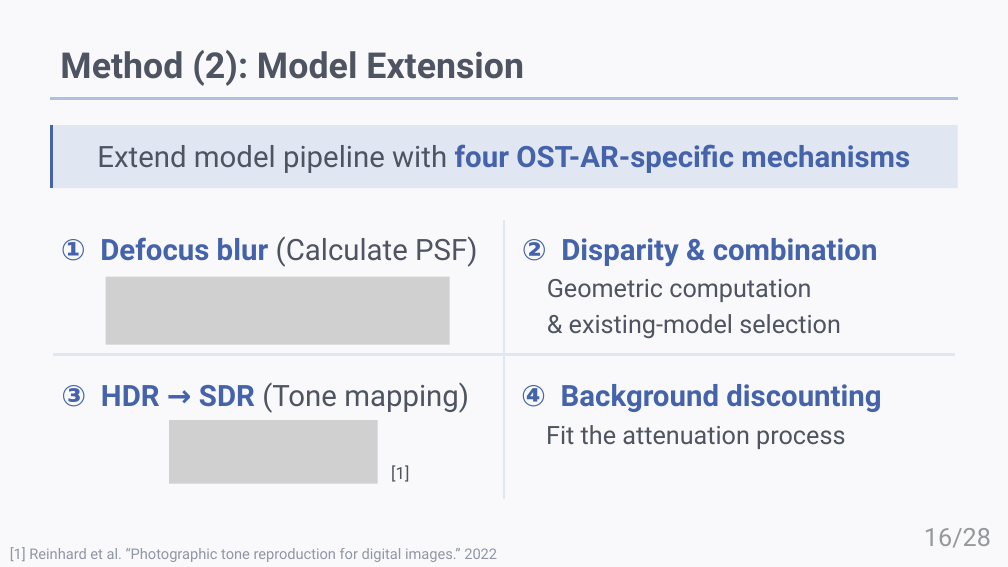
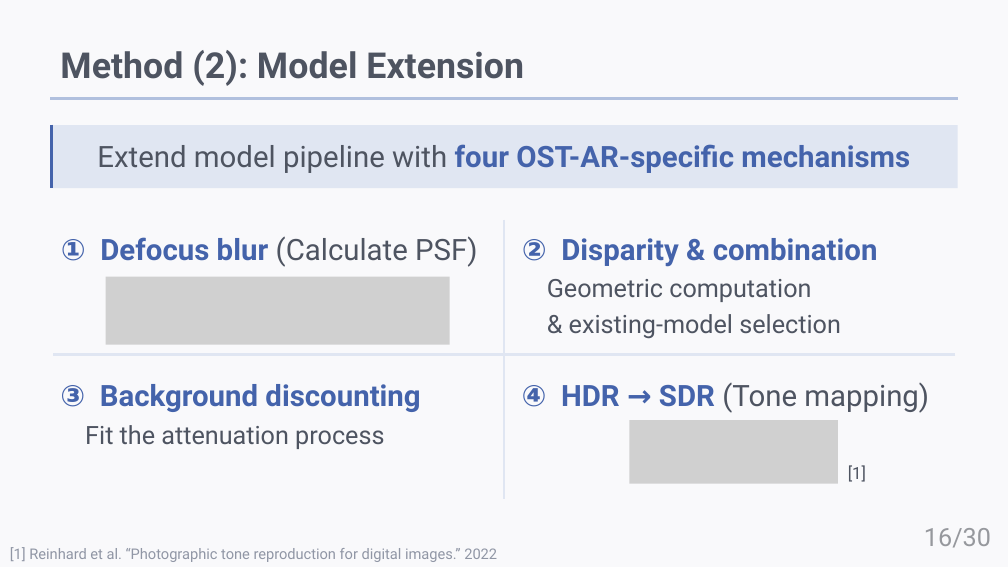
Before and after one commit to HAMADAKAZUKI2423/lab, a slide deck: slide 16 of papers/Rinko2026S/rinko2026S.pptx. Drawn at 1008x567 pixels with LibreOffice and Linux fonts; fonts in the diff are those of the drawing; grey boxes stand for pictures. Boxes give left, top, right and bottom in pixels: in the first picture for what was removed or moved away, otherwise in the second. Text is boxed around its words. In the diff, an @@ line names an element or a change of style, - is before the commit and + after.

```diff
--- a/papers/Rinko2026S/rinko2026S.pptx
+++ b/papers/Rinko2026S/rinko2026S.pptx
@@ text "③ Background discounting": place and size @@
-text "③ Background discounting" at box(521, 384, 881, 449)
+text "③ Background discounting" at box(60, 384, 420, 449)
@@ text at box(60, 384, 420, 412): text changed @@
-④ Background discounting
+③ Background discounting
@@ text at box(522, 383, 929, 413): text changed @@
-③ HDR → SDR (Tone mapping)
+④ HDR → SDR (Tone mapping)
@@ picture removed at box(169, 420, 378, 484) @@
@@ picture added at box(629, 420, 838, 484) @@
@@ text "[1]": place and size @@
-text "[1]" at box(391, 465, 409, 482)
+text "[1]" at box(848, 465, 866, 482)
@@ page number at box(924, 528, 991, 548): text changed @@
-16/28
+16/30
```
Also in this commit, not shown: 9 other slides changed, 2 slides added, 20 other files.
